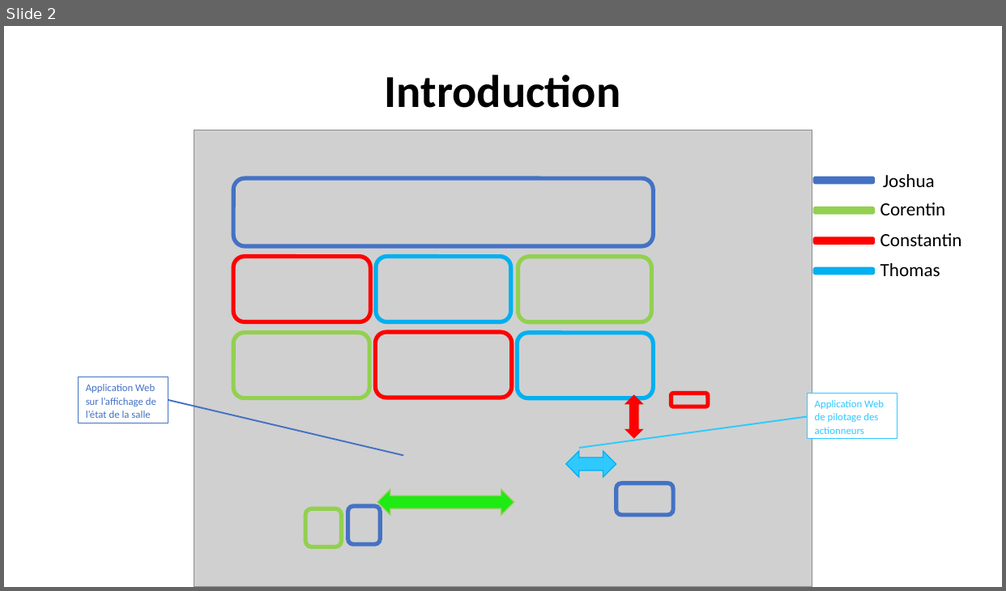
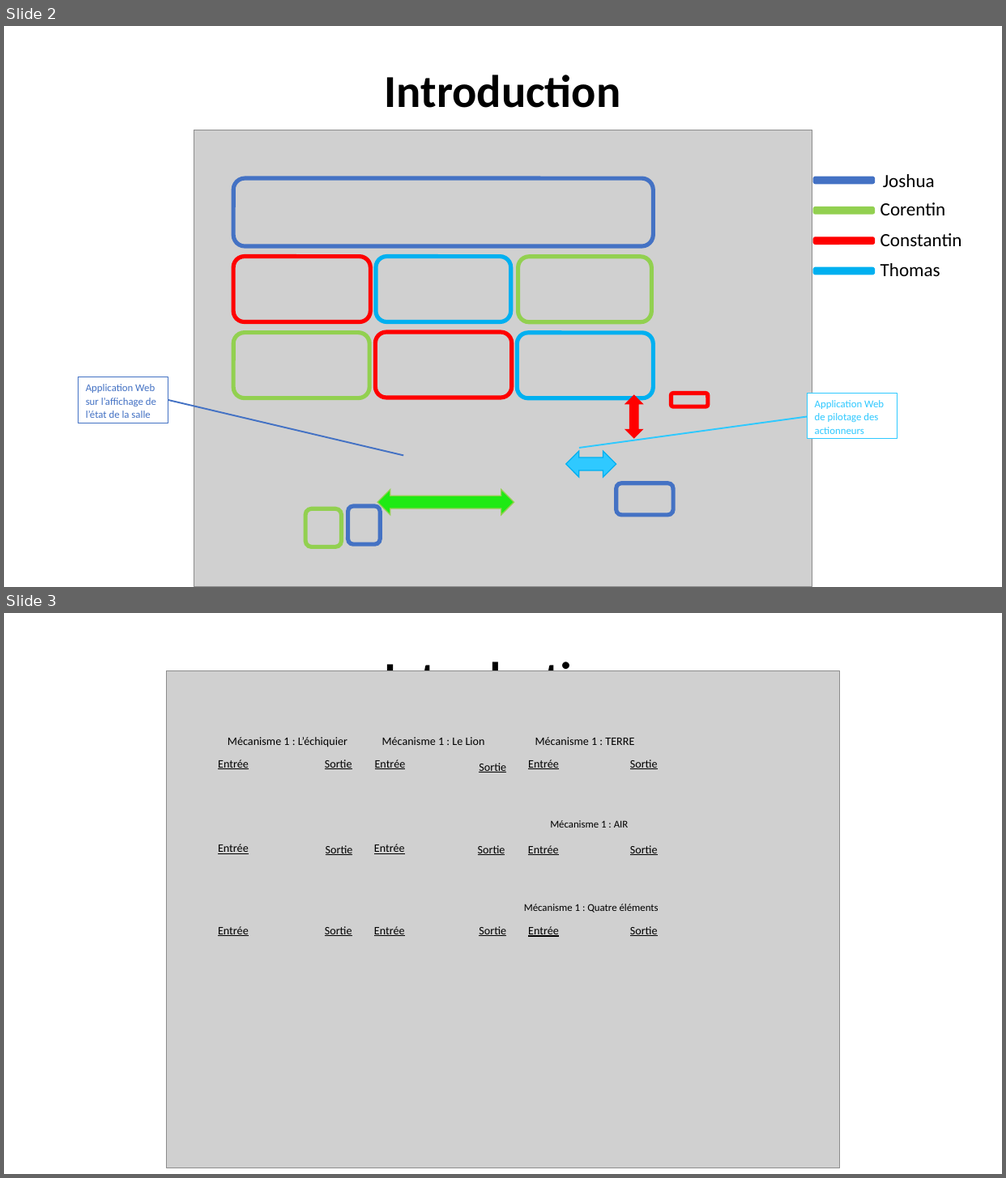
Before and after one commit to corentin-breny/Systeme_Escape_Game_13emePorte, a slide deck: Etudiants/Joshua/PremièreRevueDeProjet.pptx. Shown one above the other, each under a label of ours: slide 2 before the commit, slides 2 and 3 after it. The pictures are 1006x591 and 1006x1178 pixels, drawn with LibreOffice and Linux fonts; fonts in the diff are those of the drawing; grey boxes stand for pictures; background and template pictures are left out. Boxes give left, top, right and bottom in pixels: in the first picture for what was removed or moved away, otherwise in the second. Text is boxed around its words. In the diff, an @@ line names an element or a change of style, - is before the commit and + after.

```diff
--- a/Etudiants/Joshua/PremièreRevueDeProjet.pptx
+++ b/Etudiants/Joshua/PremièreRevueDeProjet.pptx
@@ slide 3 added at box(4, 613, 1002, 1174), background picture (left out) @@
@@ title added at box(385, 656, 621, 671), 44 pt, text #000000, bold @@
+Introduction
@@ picture added at box(167, 671, 839, 1169) @@
@@ text added at box(228, 737, 347, 747), 11 pt, text #000000 @@
+Mécanisme 1 : L’échiquier
@@ text added at box(382, 737, 485, 745), 11 pt, text #000000 @@
+Mécanisme 1 : Le Lion
@@ text added at box(535, 737, 634, 745), 11 pt, text #000000 @@
+Mécanisme 1 : TERRE
@@ text added at box(218, 760, 249, 769), 11 pt, text #000000, underline @@
+Entrée
@@ text added at box(325, 760, 352, 769), 11 pt, text #000000, underline @@
+Sortie
@@ text added at box(375, 760, 406, 769), 11 pt, text #000000, underline @@
+Entrée
@@ text added at box(479, 763, 506, 773), 11 pt, text #000000, underline @@
+Sortie
@@ text added at box(528, 760, 559, 769), 11 pt, text #000000, underline @@
+Entrée
@@ text added at box(630, 760, 658, 769), 11 pt, text #000000, underline @@
+Sortie
@@ text added at box(550, 820, 629, 828), 10 pt, text #000000 @@
+Mécanisme 1 : AIR
@@ text added at box(218, 844, 249, 854), 11 pt, text #000000, underline @@
+Entrée
@@ text added at box(326, 845, 353, 855), 11 pt, text #000000, underline @@
+Sortie
@@ text added at box(374, 844, 405, 854), 11 pt, text #000000, underline @@
+Entrée
@@ text added at box(478, 845, 505, 855), 11 pt, text #000000, underline @@
+Sortie
@@ text added at box(528, 845, 559, 855), 11 pt, text #000000, underline @@
+Entrée
@@ text added at box(630, 845, 658, 855), 11 pt, text #000000, underline @@
+Sortie
@@ text added at box(524, 904, 658, 913), 10 pt, text #000000 @@
+Mécanisme 1 : Quatre éléments
@@ text added at box(218, 926, 249, 936), 11 pt, text #000000, underline @@
+Entrée
@@ text added at box(325, 926, 352, 936), 11 pt, text #000000, underline @@
+Sortie
@@ text added at box(374, 926, 405, 936), 11 pt, text #000000, underline @@
+Entrée
@@ text added at box(479, 926, 506, 936), 11 pt, text #000000, underline @@
+Sortie
@@ text added at box(528, 926, 559, 937), 11 pt, text #000000, underline @@
+Entrée
@@ text added at box(630, 926, 658, 936), 11 pt, text #000000, underline @@
+Sortie
```
Also in this commit, not shown: 5 slides changed.
